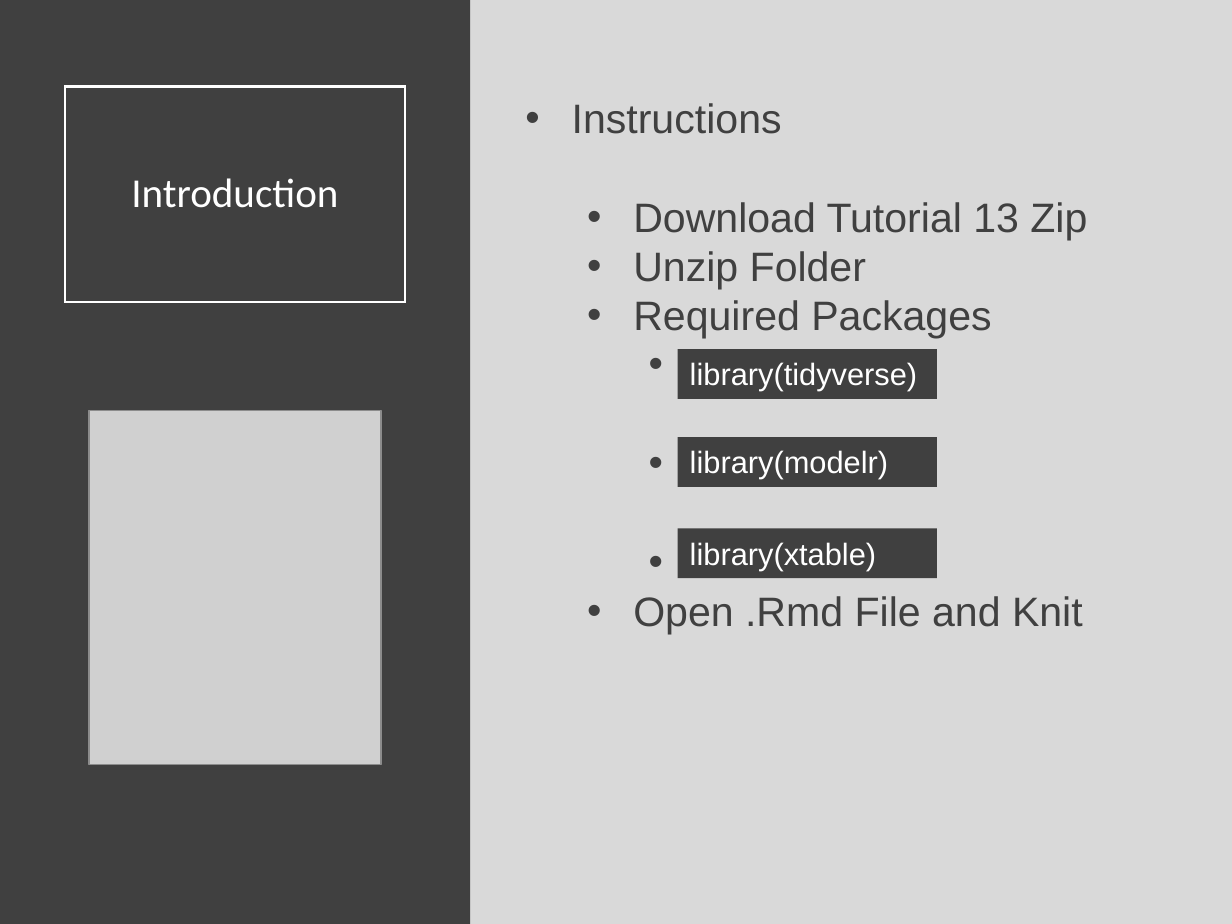
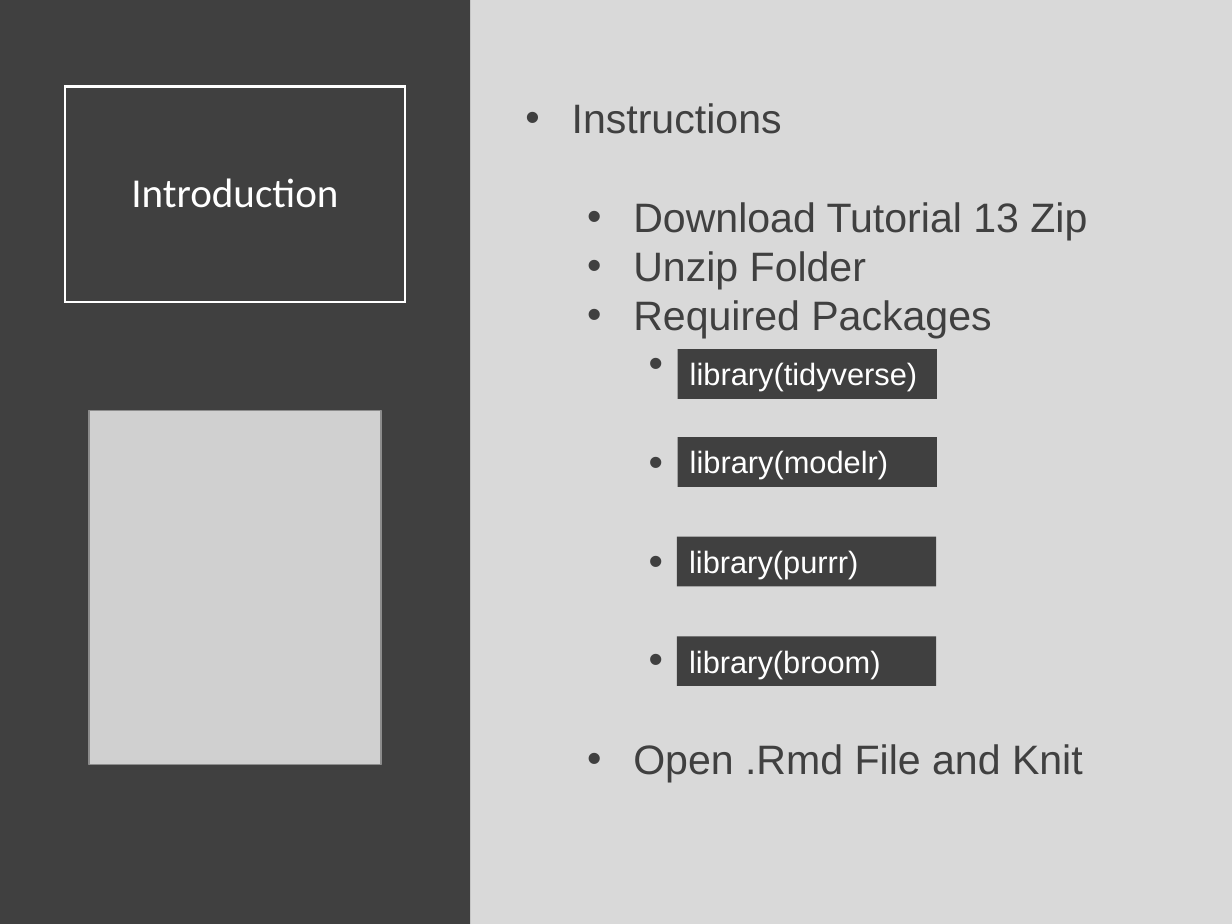
Before and after one commit to Yixf-Self/STOR320_WEBSITE, a slide deck: slide 2 of Lecture/Lecture 25/Lecture 25.pptx. Drawn at 1232x924 pixels with LibreOffice and Linux fonts; fonts in the diff are those of the drawing; grey boxes stand for pictures. Boxes give left, top, right and bottom in pixels: in the first picture for what was removed or moved away, otherwise in the second. Text is boxed around its words. In the diff, an @@ line names an element or a change of style, - is before the commit and + after.

```diff
--- a/Lecture/Lecture 25/Lecture 25.pptx
+++ b/Lecture/Lecture 25/Lecture 25.pptx
@@ text "Instructions" rewrapped from [572,103,1087,634] to [572,103,1087,782] @@
@@ rectangle added at [678,537,936,586], fill #404040, 18 pt, text #FFFFFF @@
+library(purrr)
@@ rectangle "library(broom)": place and size @@
-rectangle "library(broom)" at [678,529,936,578]
+rectangle "library(broom)" at [678,636,936,685]
@@ text in rectangle at [689,650,881,678]: text changed @@
-library(xtable)
+library(broom)
```
Also in this commit, not shown: 3 other slides changed, 6 slides added, 2 slides removed, 13 other files.
